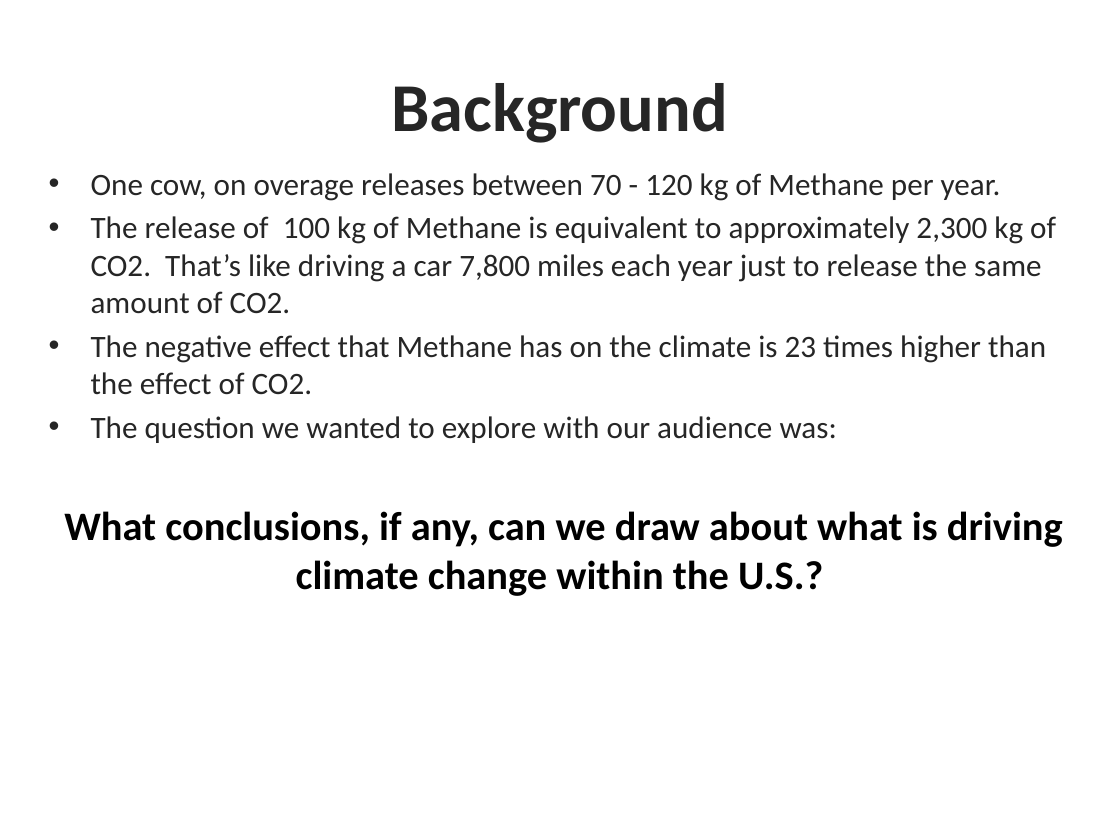
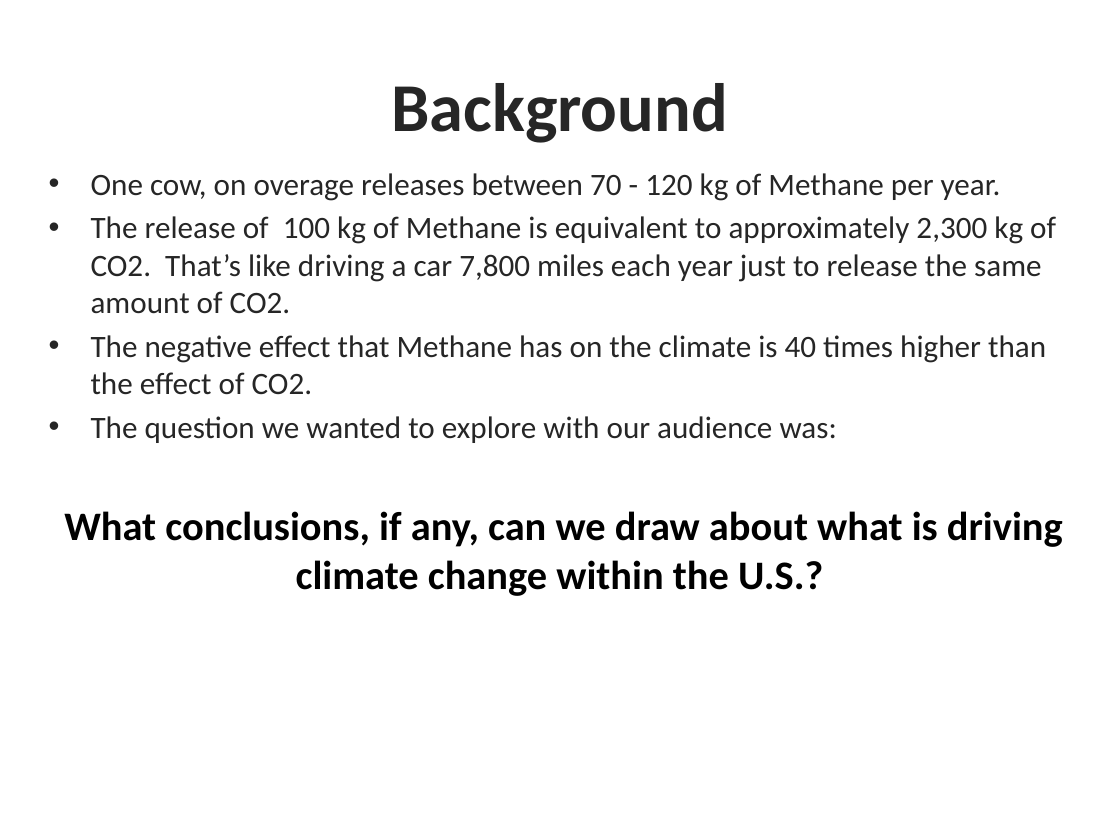
Before and after one commit to tmcbeth/Project-2, a slide deck: slide 2 of Presentation.pptx. Drawn at 1120x840 pixels with LibreOffice and Linux fonts; fonts in the diff are those of the drawing; background and template pictures are left out. Boxes give left, top, right and bottom in pixels: in the first picture for what was removed or moved away, otherwise in the second. Text is boxed around its words. In the diff, an @@ line names an element or a change of style, - is before the commit and + after.

Commit message:
Final Presentation

```diff
--- a/Presentation.pptx
+++ b/Presentation.pptx
@@ text at [91, 335, 1046, 395]: text changed @@
-• The negative effect that Methane has on the climate is 23 times higher than the effect of CO2.
+• The negative effect that Methane has on the climate is 40 times higher than the effect of CO2.
```
Also in this commit, not shown: 1 other slide changed.
